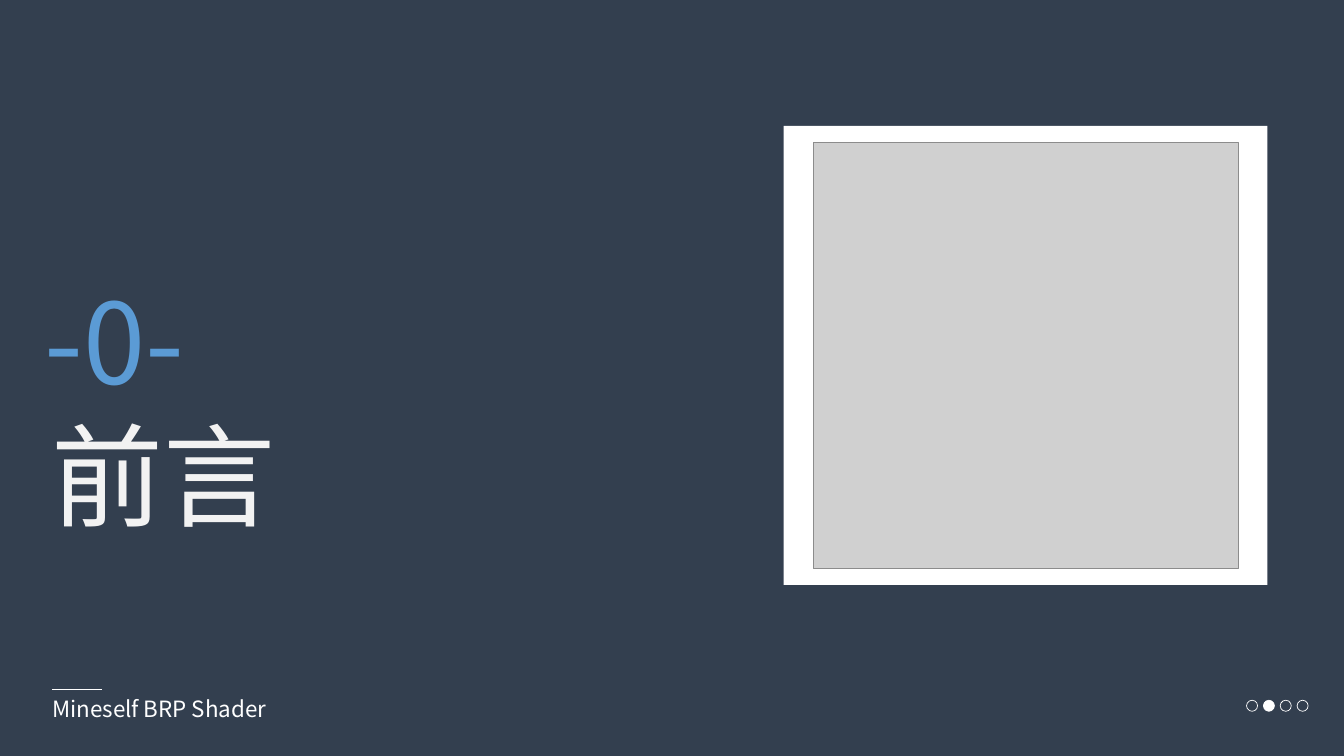
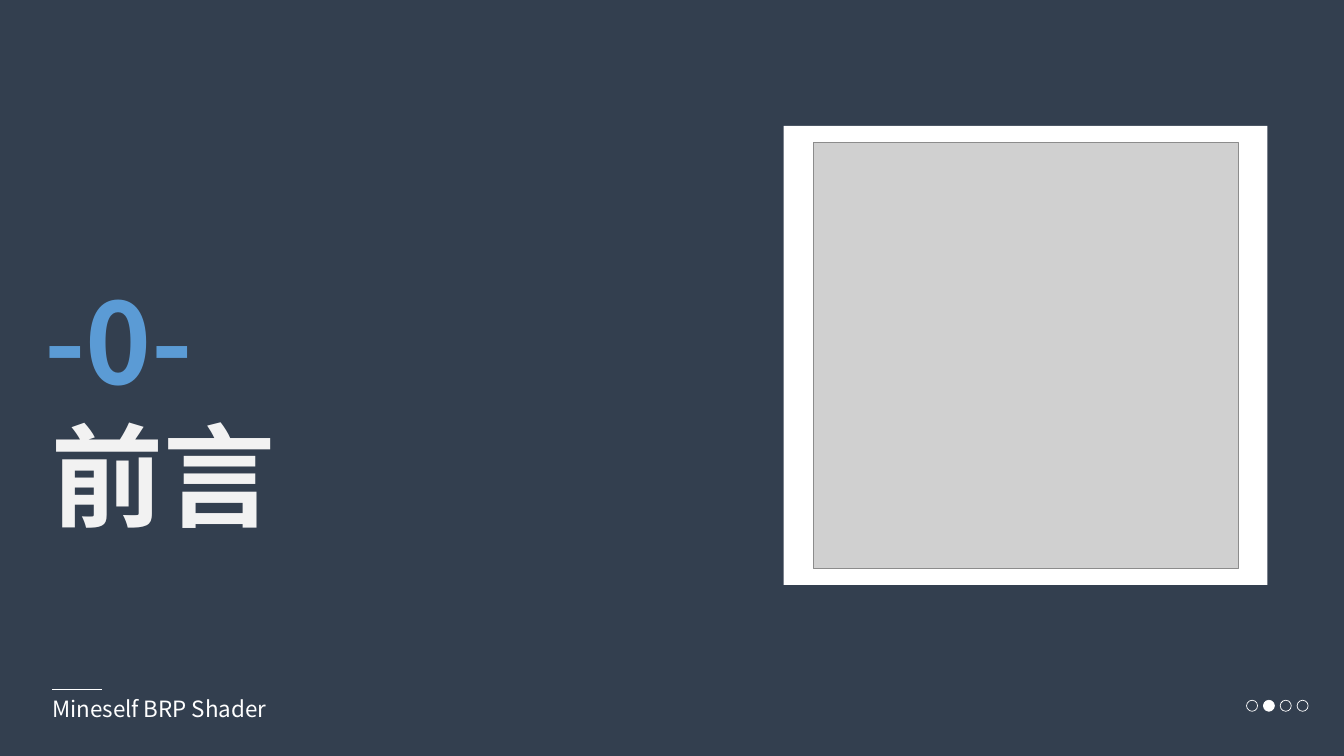
Before and after one commit to mineselfQAQ/MineselfBRPShader, a slide deck: slide 1 of PPT/0-前言.pptx. Drawn at 1344x756 pixels with LibreOffice and Linux fonts; fonts in the diff are those of the drawing; grey boxes stand for pictures; background and template pictures are left out; a plain dark background stands for a picture behind light text. Boxes give left, top, right and bottom in pixels: in the first picture for what was removed or moved away, otherwise in the second. Text is boxed around its words. In the diff, an @@ line names an element or a change of style, - is before the commit and + after.

```diff
--- a/PPT/0-前言.pptx
+++ b/PPT/0-前言.pptx
@@ text "-0-" at box(44, 299, 193, 386): bold on @@
@@ text "前言" at box(51, 422, 275, 528): bold on @@
```
Also in this commit, not shown: 1 other slide changed, 5 other files.
